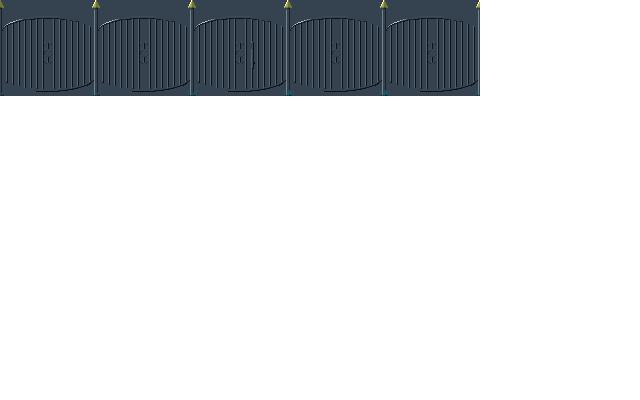
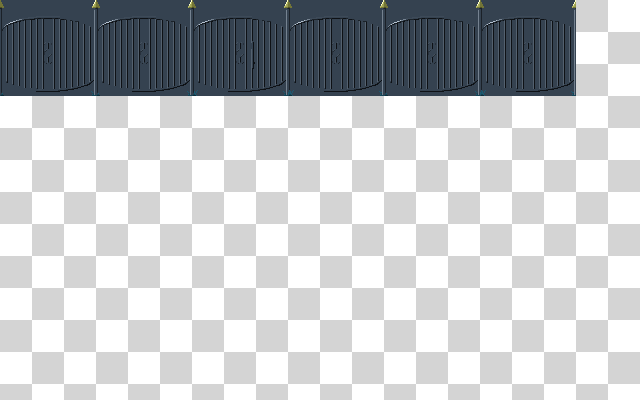
Layers edited between the first and the second 640x400 image:
added group "fence start open dor placeholder" with 4 layers above "fence end open dor placeholder" over [384, 90, 478, 96]
added layer "speculars #5" (addition) in group "fence start open dor placeholder" over [388, 90, 478, 96]
added layer "shadow #5" (multiply) in group "fence start open dor placeholder" over [384, 90, 478, 96]
added layer "colors #5" (multiply) in group "fence start open dor placeholder" over [384, 90, 478, 96]
added group "fence end open dor placeholder" with 4 layers above "fence end" over [480, 0, 576, 96]
added layer "speculars #6" (addition) in group "fence end open dor placeholder" over [484, 0, 576, 96]
added layer "shadow #6" (multiply) in group "fence end open dor placeholder" over [480, 0, 576, 96]
added layer "colors #6" (multiply) in group "fence end open dor placeholder" over [480, 0, 576, 96]
added layer "basegraph #6" in group "fence end open dor placeholder" over [480, 0, 484, 96]
showed "chessboard" over [0, 0, 640, 400]
showed "Layer" over [0, 0, 640, 400]
